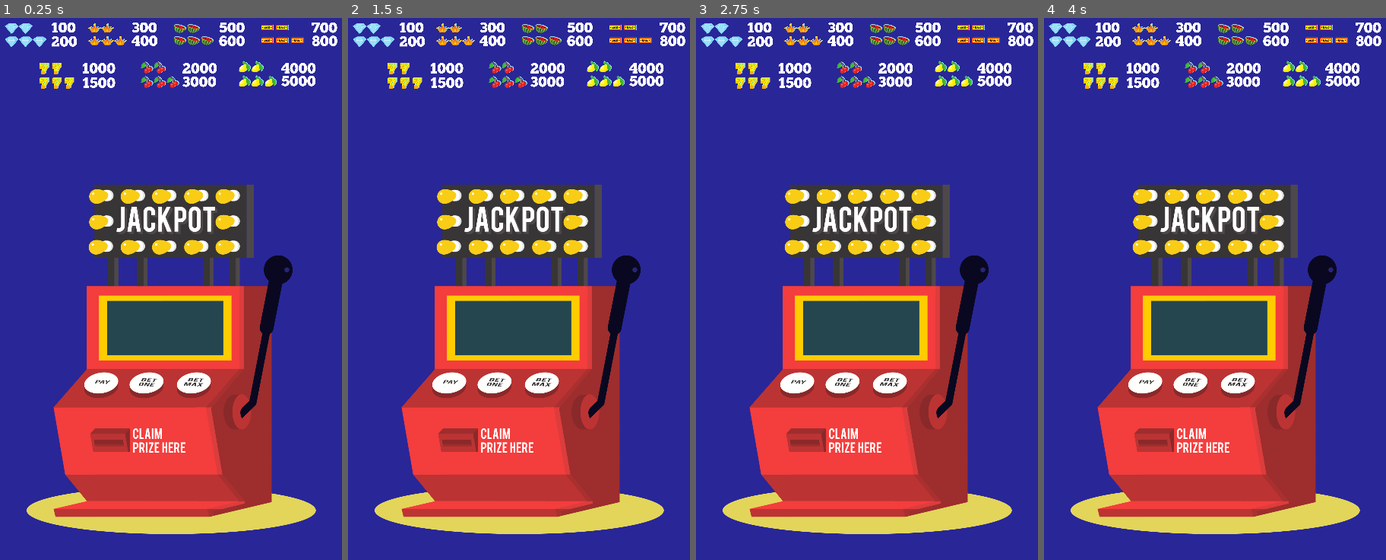
Above: before the commit, frames 1-4 (left to right).
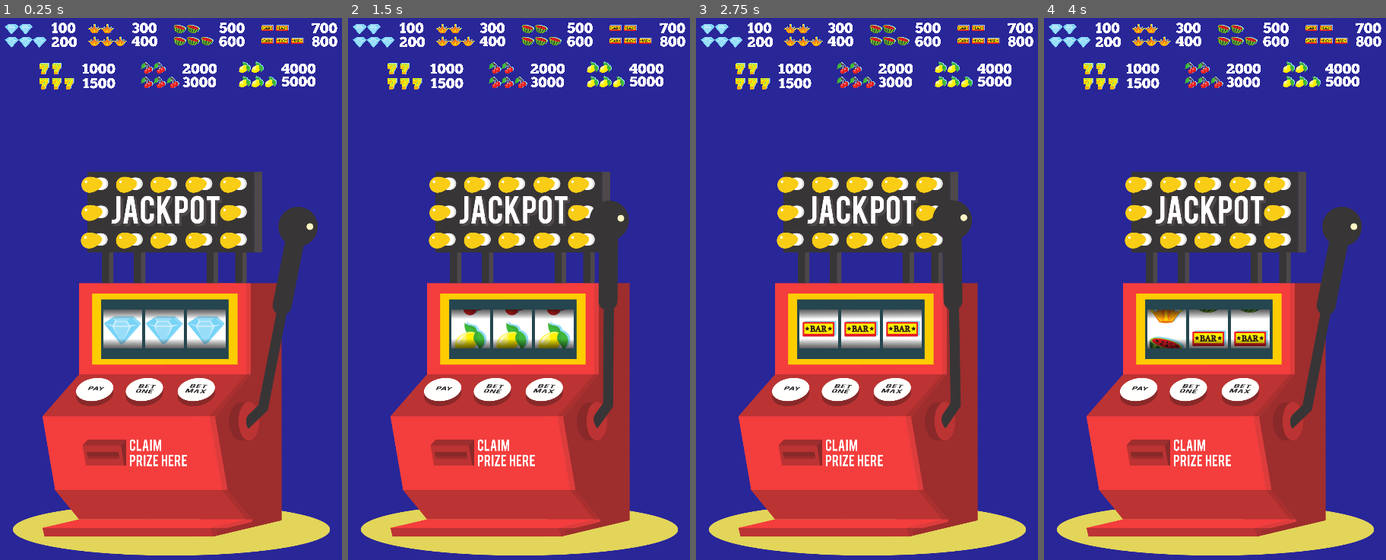
Above: after the commit, the same moments.

Repository: MarcosDias/slot-machine
Game: Godot game, scene res://scenes/game.tscn
Two runs of this game, one before a commit and one after it. Both use one fixed random seed, a clock stepped at 60 frames per second and the inputs below.
Inputs (mouse positions are in pixels of both pictures, inside the frame that each line leads up to):
- Up to frame 1 (0.25 s): no input
- Up to frame 2 (1.5 s): click (655, 316) at 0.52 s; click (631, 305) at 1.27 s
- Up to frame 3 (2.75 s): click (979, 305) at 2.02 s
- Up to frame 4 (4 s): no input

The runs differ from the first frame. In frame 1, 30% of the frame differs, in the area x 1-99%, y 0-100%; in frame 2, 29%; in frame 3, 29%; in frame 4, 30%.

Commit message:
Montagem dos slots randomicos

Diff:
--- /dev/null
+++ b/prefabs/Slot.tscn
@@ -0,0 +1,47 @@
+[gd_scene load_steps=6 format=2]
+
+[ext_resource path="res://sprites/slot_gradient.png" type="Texture" id=1]
+[ext_resource path="res://sprites/row.png" type="Texture" id=2]
+[ext_resource path="res://sprites/slot.png" type="Texture" id=3]
+[ext_resource path="res://scripts/slot.gd" type="Script" id=4]
+
+[sub_resource type="CanvasItemMaterial" id=1]
+light_mode = 2
+
+[node name="Slot" type="TextureRect"]
+anchor_left = 0.5
+anchor_top = 0.5
+anchor_right = 0.5
+anchor_bottom = 0.5
+margin_left = -41.0
+margin_top = -41.0
+margin_right = 41.0
+margin_bottom = 41.0
+texture = ExtResource( 3 )
+expand = true
+script = ExtResource( 4 )
+
+[node name="Row" type="TextureRect" parent="."]
+material = SubResource( 1 )
+anchor_left = 0.5
+anchor_top = 1.0
+anchor_right = 0.5
+anchor_bottom = 1.0
+margin_left = -41.0
+margin_top = -642.0
+margin_right = 39.0
+margin_bottom = -2.0
+texture = ExtResource( 2 )
+expand = true
+
+[node name="SlotGradient" type="TextureRect" parent="."]
+anchor_right = 1.0
+anchor_bottom = 1.0
+texture = ExtResource( 1 )
+expand = true
+
+[node name="Light2D" type="Light2D" parent="."]
+position = Vector2( 41, 41 )
+scale = Vector2( 0.550336, 0.554054 )
+texture = ExtResource( 3 )
+mode = 2
--- a/project.godot
+++ b/project.godot
@@ -21,7 +21,7 @@
 window/size/test_width=480
 window/size/test_height=853
 window/stretch/mode="2d"
-window/stretch/aspect="keep"
+window/stretch/aspect="expand"
 
 [gui]
 
--- a/scenes/game.tscn
+++ b/scenes/game.tscn
@@ -1,13 +1,16 @@
-[gd_scene load_steps=5 format=2]
+[gd_scene load_steps=7 format=2]
 
 [ext_resource path="res://sprites/slot.png" type="Texture" id=1]
 [ext_resource path="res://sprites/slot_machine.png" type="Texture" id=2]
 [ext_resource path="res://sprites/results.png" type="Texture" id=3]
 [ext_resource path="res://sprites/handle.png" type="Texture" id=4]
+[ext_resource path="res://prefabs/Slot.tscn" type="PackedScene" id=5]
+[ext_resource path="res://scripts/slot_machine.gd" type="Script" id=6]
 
 [node name="Game" type="Control"]
 anchor_right = 1.0
 anchor_bottom = 1.0
+script = ExtResource( 6 )
 
 [node name="Background" type="TextureRect" parent="."]
 self_modulate = Color( 0.160784, 0.14902, 0.596078, 1 )
@@ -17,11 +20,12 @@
 expand = true
 
 [node name="Prices" type="TextureRect" parent="."]
-anchor_right = 1.0
-margin_left = 10.0
-margin_top = 12.0
-margin_right = -10.0
-margin_bottom = 153.0
+anchor_left = 0.5
+anchor_right = 0.5
+margin_left = -350.0
+margin_top = 13.0
+margin_right = 350.0
+margin_bottom = 154.0
 texture = ExtResource( 3 )
 expand = true
 stretch_mode = 5
@@ -31,23 +35,46 @@
 anchor_top = 0.5
 anchor_right = 0.5
 anchor_bottom = 0.5
-margin_left = -304.0
-margin_top = -286.0
-margin_right = 305.0
-margin_bottom = 535.0
+margin_left = -333.0
+margin_top = -313.0
+margin_right = 335.0
+margin_bottom = 588.0
 texture = ExtResource( 2 )
 expand = true
 stretch_mode = 5
 
-[node name="Pistão" type="TextureRect" parent="."]
-self_modulate = Color( 0.160784, 0.14902, 0.596078, 1 )
-anchor_right = 1.0
-anchor_bottom = 1.0
-margin_left = 506.0
-margin_top = 502.0
-margin_right = -45.0
-margin_bottom = -436.0
-rect_pivot_offset = Vector2( 1, 334 )
-texture = ExtResource( 4 )
+[node name="Handle" type="TextureButton" parent="."]
+anchor_left = 0.5
+anchor_top = 0.5
+anchor_right = 0.5
+anchor_bottom = 0.5
+margin_left = 158.0
+margin_top = -240.0
+margin_right = 411.0
+margin_bottom = 226.0
+rect_pivot_offset = Vector2( 1, 454 )
+texture_normal = ExtResource( 4 )
 expand = true
-stretch_mode = 5
+stretch_mode = 4
+
+[node name="Tween" type="Tween" parent="."]
+
+[node name="Slot" parent="." instance=ExtResource( 5 )]
+margin_left = -142.0
+margin_top = -24.0
+margin_right = -60.0
+margin_bottom = 58.0
+
+[node name="Slot2" parent="." instance=ExtResource( 5 )]
+margin_left = 34.0
+margin_top = -24.0
+margin_right = 116.0
+margin_bottom = 58.0
+
+[node name="Slot3" parent="." instance=ExtResource( 5 )]
+margin_left = -54.0
+margin_top = -24.0
+margin_right = 28.0
+margin_bottom = 58.0
+
+[connection signal="pressed" from="Handle" to="." method="_on_Handle_pressed"]
--- /dev/null
+++ b/scripts/slot.gd
@@ -0,0 +1,24 @@
+extends TextureRect
+
+onready var row := $Row
+
+const MOVE := 20
+const TURN := -540
+
+var time_interval := 0.025
+var rng := RandomNumberGenerator.new()
+var random_value := 0
+
+func _handle_pulled() -> void:
+	random_value = 40 * rng.randi_range(2, 6)
+	for i in random_value:
+		if round(row.rect_position.y) >= 0:
+			row.rect_position.y = TURN
+		else:
+			row.rect_position.y = round(row.rect_position.y) + MOVE
+
+		yield(get_tree().create_timer(time_interval), "timeout")
+
+func _ready() -> void:
+	rng.randomize()
+	owner.connect("handle_pulled", self, "_handle_pulled")
--- /dev/null
+++ b/scripts/slot_machine.gd
@@ -0,0 +1,12 @@
+extends Control
+
+signal handle_pulled
+
+onready var tween := $Tween
+onready var handle := $Handle
+
+func _on_Handle_pressed():
+	tween.interpolate_property(handle, "rect_rotation", 0, -12, 0.2, Tween.TRANS_BOUNCE, Tween.EASE_IN_OUT)
+	tween.interpolate_property(handle, "rect_rotation", -12, 0, 0.5, Tween.TRANS_BOUNCE, Tween.EASE_OUT, 0.65)
+	tween.start()
+	emit_signal("handle_pulled")
